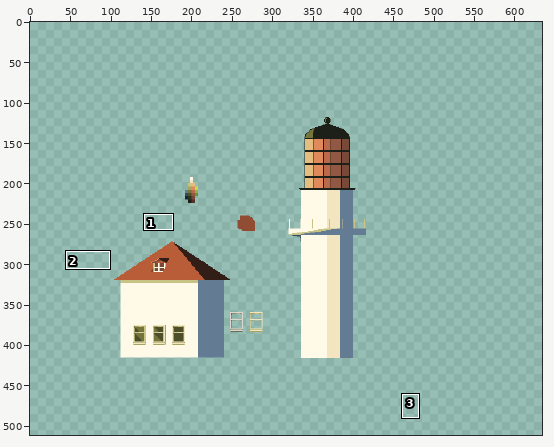
File history of a pixel-art file, assets/Tile/Abandoned.ase. The first picture is a wide view before the edit; the outline marks the close-up.
Close-up. First the earlier version:
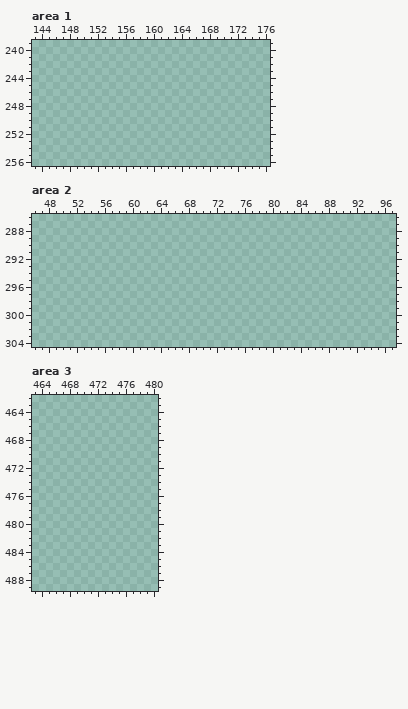
512x512 pixels, 1 frame. Colours within 5 levels of each other are drawn and written as one. Shown: area 1: x 143..176, y 239..256; area 2: x 46..97, y 286..304; area 3: x 463..480, y 462..489. The old version is drawn lined up with the new one, on the new canvas. The wide view leaves out empty margins. The commit also changed other parts of the picture, which this record leaves out.
The result:
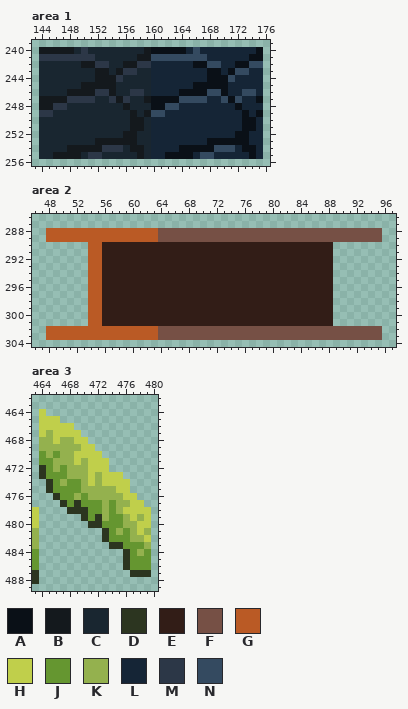
Palette (. is transparent): A #0a1017  B #14191d  C #192630  D #2c3520  E #321d17  F #765045  G #ba5a25  H #c0cf4b  J #659630  K #94b14e  L #152536  M #2c3747  N #344a60
Change:
canvas 512x512 -> 640x512
Changed rows in their new state; - is an unchanged pixel.
Area 1:
first column x 144:
240 BBBBBCMCCCCCCCCBAAAAALNLLLLLLLLA
241 MMMMMMMMCCCCCCBBNNNNNNNNLLLLLLAA
242 CCCCCCBBMMCCBBMMLLLLLLAANNLLAANN
243 CCCCCCCCBBCBMMCCLLLLLLLLAALANNLL
244 CCCCCCCCBBBMCCCCLLLLLLLLAAANLLLL
245 CCCCCCBBBBBCCCCCLLLLLLAAAAALLLLL
246 CCCCBBBBMMBCCMMCLLLLAAAANNALLNNL
247 BBBBMMMMCCMBMCCBAAAANNNNLLNANLLA
248 BBMMCCCCCCCCBCCCAANNLLLLLLLLALLL
249 MMCCCCCCCCCCCBCBNNLLLLLLLLLLLALA
250 CCCCCCCCCCCCCBBCLLLLLLLLLLLLLAAL
251 CCCCCCCCCCCCCBBCLLLLLLLLLLLLLAAL
252 CCCCCCCCCCCCBBCCLLLLLLLLLLLLAALL
253 CCCCCCCCBBBBBBCCLLLLLLLLAAAAAALL
254 CCCCBBBBBMMMCBBCLLLLAAAAANNNLAAL
255 CCBBBBCMMCCCCCBCLLAAAALNNLLLLLAL
Area 2:
first column x 48:
288 GGGGGGGGGGGGGGGGFFFFFFFFFFFFFFFFFFFFFFFFFFFFFFFF
289 GGGGGGGGGGGGGGGGFFFFFFFFFFFFFFFFFFFFFFFFFFFFFFFF
290 ------GGEEEEEEEEEEEEEEEEEEEEEEEEEEEEEEEEE-------
291 ------GGEEEEEEEEEEEEEEEEEEEEEEEEEEEEEEEEE-------
292 ------GGEEEEEEEEEEEEEEEEEEEEEEEEEEEEEEEEE-------
293 ------GGEEEEEEEEEEEEEEEEEEEEEEEEEEEEEEEEE-------
294 ------GGEEEEEEEEEEEEEEEEEEEEEEEEEEEEEEEEE-------
295 ------GGEEEEEEEEEEEEEEEEEEEEEEEEEEEEEEEEE-------
296 ------GGEEEEEEEEEEEEEEEEEEEEEEEEEEEEEEEEE-------
297 ------GGEEEEEEEEEEEEEEEEEEEEEEEEEEEEEEEEE-------
298 ------GGEEEEEEEEEEEEEEEEEEEEEEEEEEEEEEEEE-------
299 ------GGEEEEEEEEEEEEEEEEEEEEEEEEEEEEEEEEE-------
300 ------GGEEEEEEEEEEEEEEEEEEEEEEEEEEEEEEEEE-------
301 ------GGEEEEEEEEEEEEEEEEEEEEEEEEEEEEEEEEE-------
302 GGGGGGGGGGGGGGGGFFFFFFFFFFFFFFFFFFFFFFFFFFFFFFFF
303 GGGGGGGGGGGGGGGGFFFFFFFFFFFFFFFFFFFFFFFFFFFFFFFF
Area 3:
first column x 463:
464 -H---------------
465 -HHH-------------
466 -HHHHH-----------
467 -HKHHHH----------
468 -KKHKKHH---------
469 -KKKKKKHH--------
470 -JKJKKHHHH-------
471 -JJKKKHKHHH------
472 -DJKJKKKHHH------
473 -DJJJKKKHKHHH----
474 --DJKJJKHKHHHH---
475 --DJJJJKKKKKHH---
476 ---DJJKJKKKKKHH--
477 ----DJDJJJKJKKHH-
478 H----DDDJJKJKHHHH
479 H------DJDKJJKHKH
480 H-------DDJJJKKHH
481 K---------DJKJKHK
482 K---------DJJJKKH
483 K----------DDJJJK
484 J------------DJKJ
485 J------------DJJJ
486 J------------DJJJ
487 D-------------DDD
488 D----------------
Pixel boxes of the changes (left, top, right, bottom) in both close-ups:
added: (39, 47, 263, 159)
added: (46, 228, 382, 340)
added: (32, 409, 151, 584)
